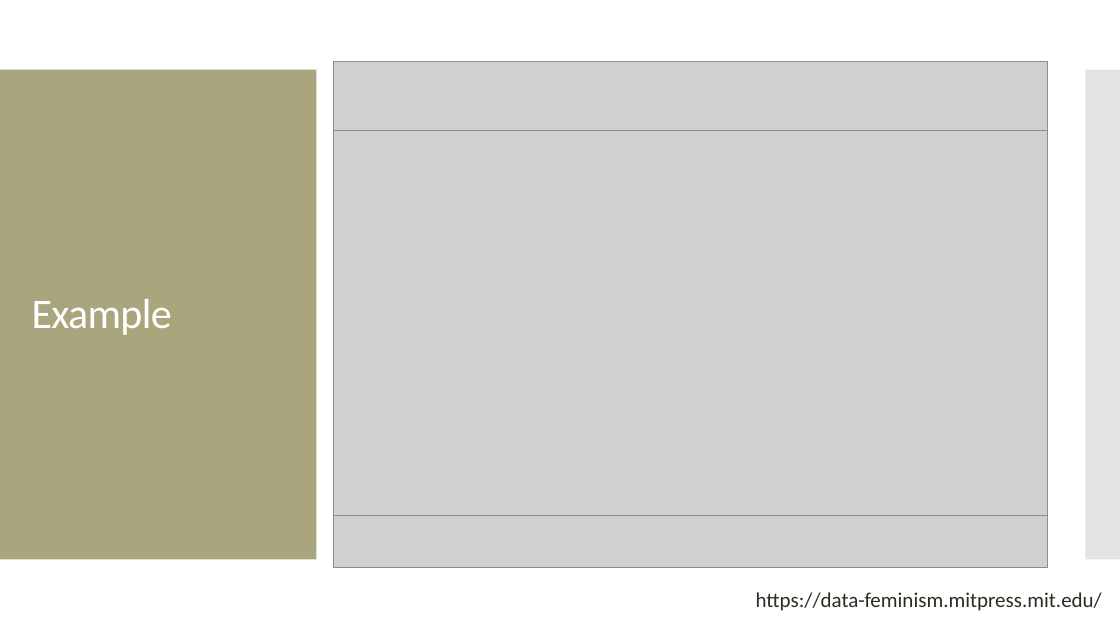
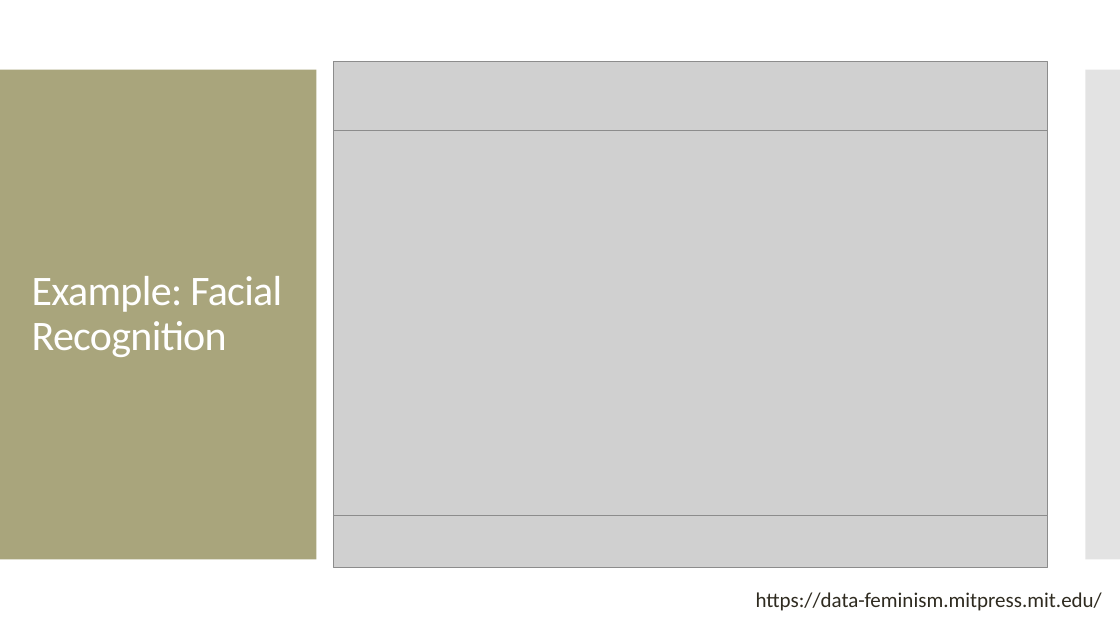
Before and after one commit to amosca01/SDS-CSC109, a slide deck: slide 13 of slides/02-data-feminism.pptx (slide 12 before the commit). Drawn at 1120x630 pixels with LibreOffice and Linux fonts; fonts in the diff are those of the drawing; grey boxes stand for pictures. Boxes give left, top, right and bottom in pixels: in the first picture for what was removed or moved away, otherwise in the second. Text is boxed around its words. In the diff, an @@ line names an element or a change of style, - is before the commit and + after.

```diff
--- a/slides/02-data-feminism.pptx
+++ b/slides/02-data-feminism.pptx
@@ title at bbox=[32, 276, 282, 357]: text changed @@
-Example
+Example: Facial Recognition
```
Also in this commit, not shown: 4 other slides changed, 2 slides added, 1 slide removed, 6 other files.
